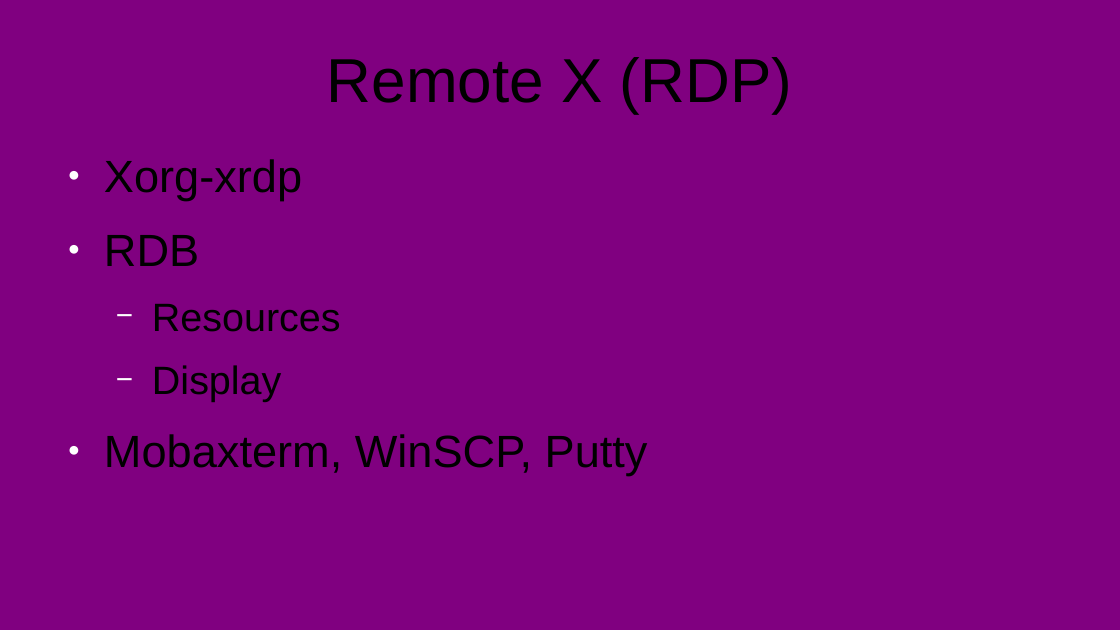
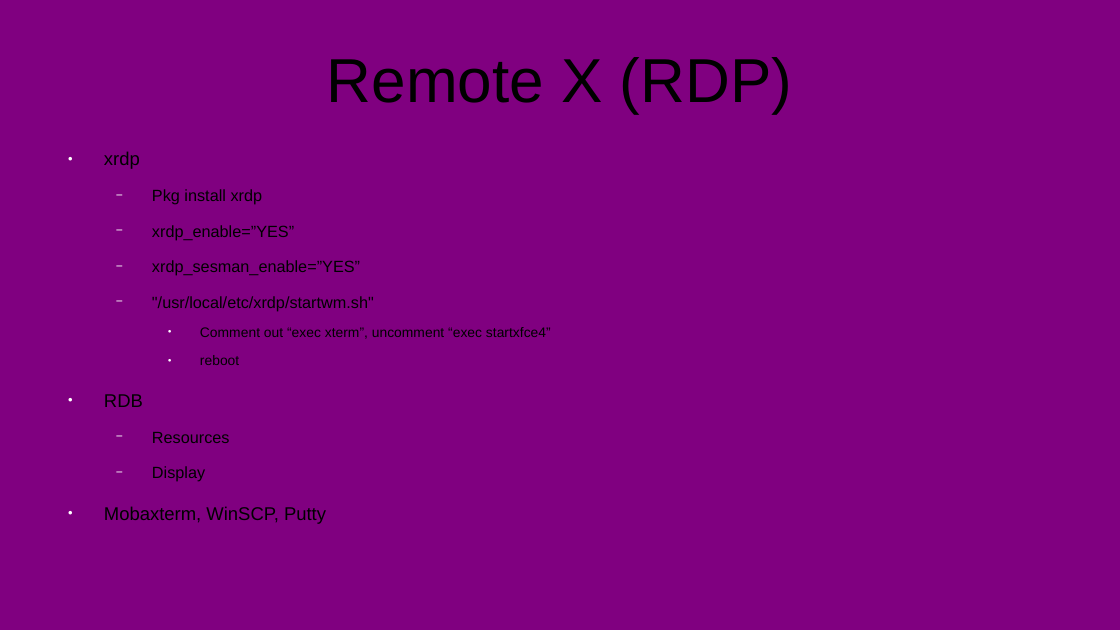
Before and after one commit to stevemac321/snippets, a slide deck: slide 4 of FreeBSD-Drop/Desktop/FreeBSD.pptx. Drawn at 1120x630 pixels with LibreOffice and Linux fonts; fonts in the diff are those of the drawing. Boxes give left, top, right and bottom in pixels: in the first picture for what was removed or moved away, otherwise in the second. Text is boxed around its words. In the diff, an @@ line names an element or a change of style, - is before the commit and + after.

```diff
--- a/FreeBSD-Drop/Desktop/FreeBSD.pptx
+++ b/FreeBSD-Drop/Desktop/FreeBSD.pptx
@@ text at [104,151,551,365]: text changed; size 32 to 11.5 pt @@
-● Xorg-xrdp
+● xrdp
+  − Pkg install xrdp
+  − xrdp_enable=”YES”
+  − xrdp_sesman_enable=”YES”
+  − "/usr/local/etc/xrdp/startwm.sh"
+    ● Comment out “exec xterm”, uncomment “exec startxfce4”
+    ● reboot
@@ text at [104,394,326,524]: size 32 to 13.1 pt in "RDB", "Mobaxterm, WinSCP, Putty"; size 28 to 11.5 pt in "Resources", "Display" @@
```
Also in this commit, not shown: 3 other slides changed.
